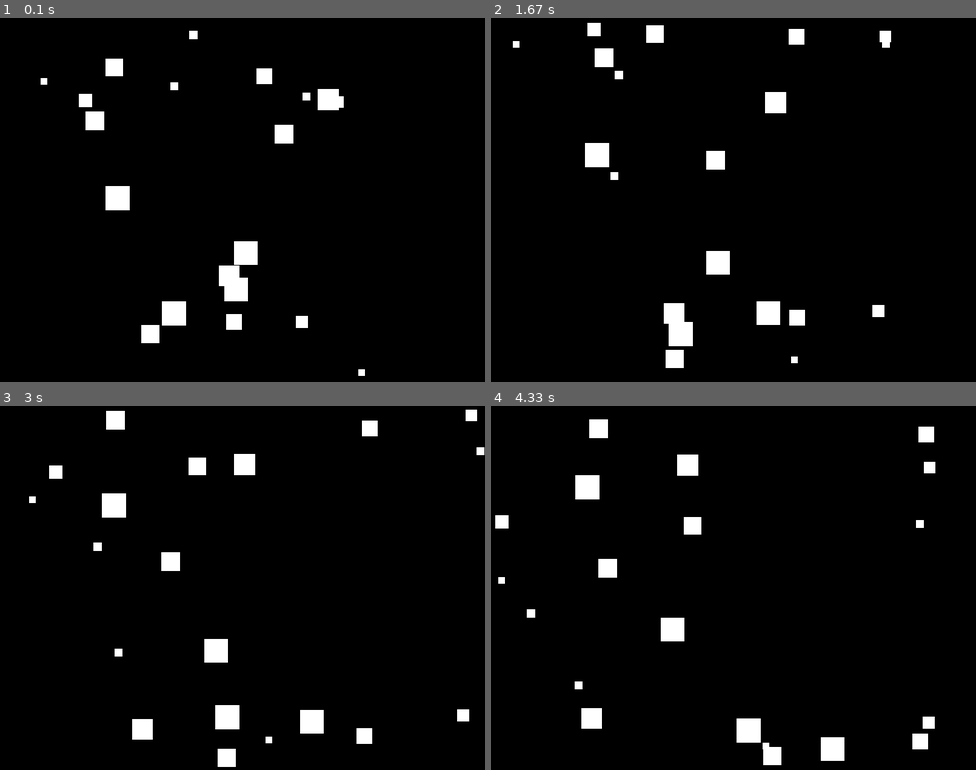
Above: before the commit, frames 1-4 (two rows, left to right).
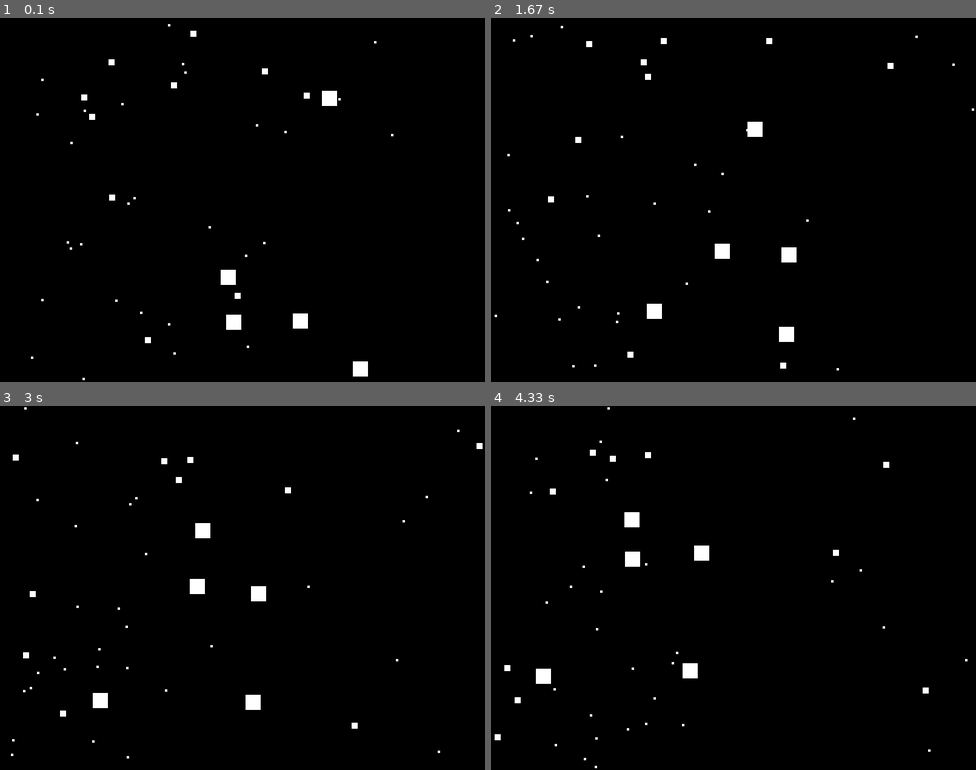
Above: after the commit, the same moments.

Repository: victor-oganwo/lab8-pygame
Game: pygame game, started from main.py
The game is run twice, just before and just after one commit, with the same random seed, the same clock (stepped at 60 frames per second) and the same inputs.
Inputs:
- Up to frame 1 (0.1 s): no input
- Up to frame 2 (1.67 s): no input
- Up to frame 3 (3 s): no input
- Up to frame 4 (4.33 s): no input

The runs differ from the first frame. In frame 1, 2.6% of the frame differs, in the area x 6-82%, y 1-100%; in frame 2, 4.0%; in frame 3, 4.2%; in frame 4, 4.2%, in the area x 0-99%, y 0-100%.

Commit message:
exam: q1 - mix of squares

Diff:
--- a/main.py
+++ b/main.py
@@ -20,7 +20,11 @@
 SCREEN_WIDTH: int = 800
 SCREEN_HEIGHT: int = 600
 FPS: int = 60
-SQUARE_COUNT: int = 20
+MIXED_SQUARE_SIZES: list[tuple[int, int]] = [
+    (5, 25),
+    (10, 10),
+    (30, 4),
+]
 
 # Behavior constants: control how far squares detect neighbors and how strongly they react.
 FLEE_RADIUS: float = 150.0
@@ -28,7 +32,7 @@
 CHASE_RADIUS: float = 200.0
 CHASE_STRENGTH: float = 60.0
 
-MIN_SQUARE_SIZE: int = 10
+MIN_SQUARE_SIZE: int = 4
 MAX_SQUARE_SIZE: int = 40
 GLOBAL_MAX_SPEED: float = 120.0
 
@@ -61,8 +65,10 @@
     return GLOBAL_MAX_SPEED * (1.0 - 0.6 * normalized)
 
 
-def create_random_square() -> Square:
-    size = random.randint(MIN_SQUARE_SIZE, MAX_SQUARE_SIZE)
+def create_random_square(size: int | None = None) -> Square:
+    if size is None:
+        size = random.randint(MIN_SQUARE_SIZE, MAX_SQUARE_SIZE)
+
     max_speed = compute_max_speed(size)
 
     x = random.randint(0, SCREEN_WIDTH - size)
@@ -85,8 +91,14 @@
     )
 
 
-def create_squares(count: int) -> List[Square]:
-    return [create_random_square() for _ in range(count)]
+def create_squares() -> List[Square]:
+    squares: List[Square] = []
+
+    for count, size in MIXED_SQUARE_SIZES:
+        for _ in range(count):
+            squares.append(create_random_square(size))
+
+    return squares
 
 
 def filter_nearby_squares(
@@ -304,7 +316,7 @@
         screen = pygame.display.set_mode((SCREEN_WIDTH, SCREEN_HEIGHT))
         pygame.display.set_caption("Moving Squares - Life Span + Rebirth")
         clock = pygame.time.Clock()
-        squares = create_squares(SQUARE_COUNT)
+        squares = create_squares()
 
         running = True
         while running:
